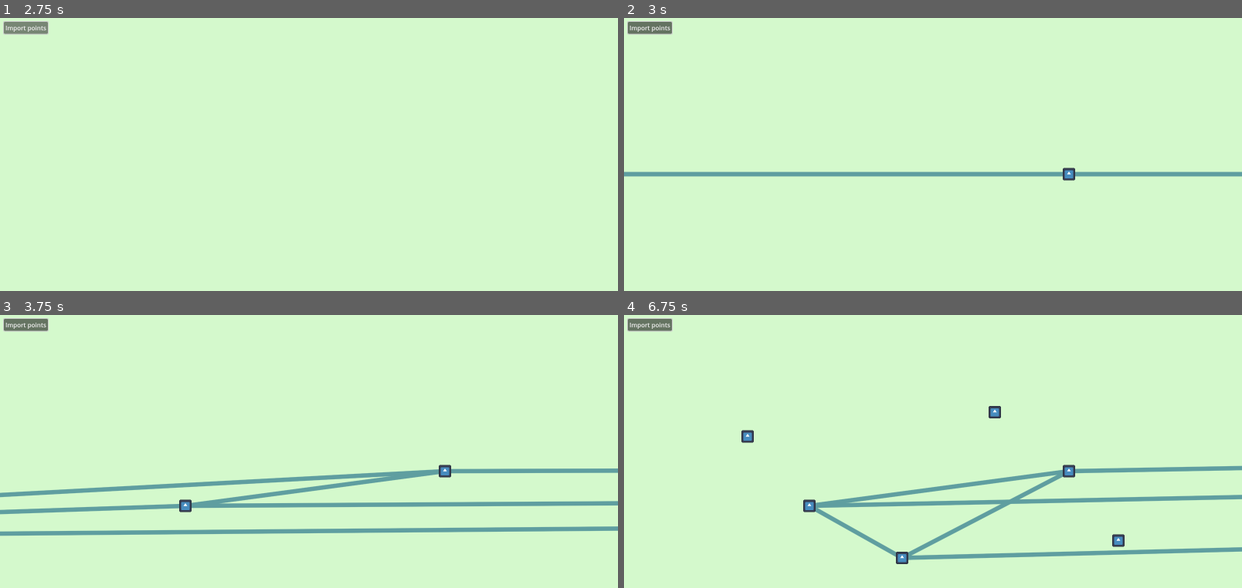
Above: before the commit, frames 1-4 (two rows, left to right).
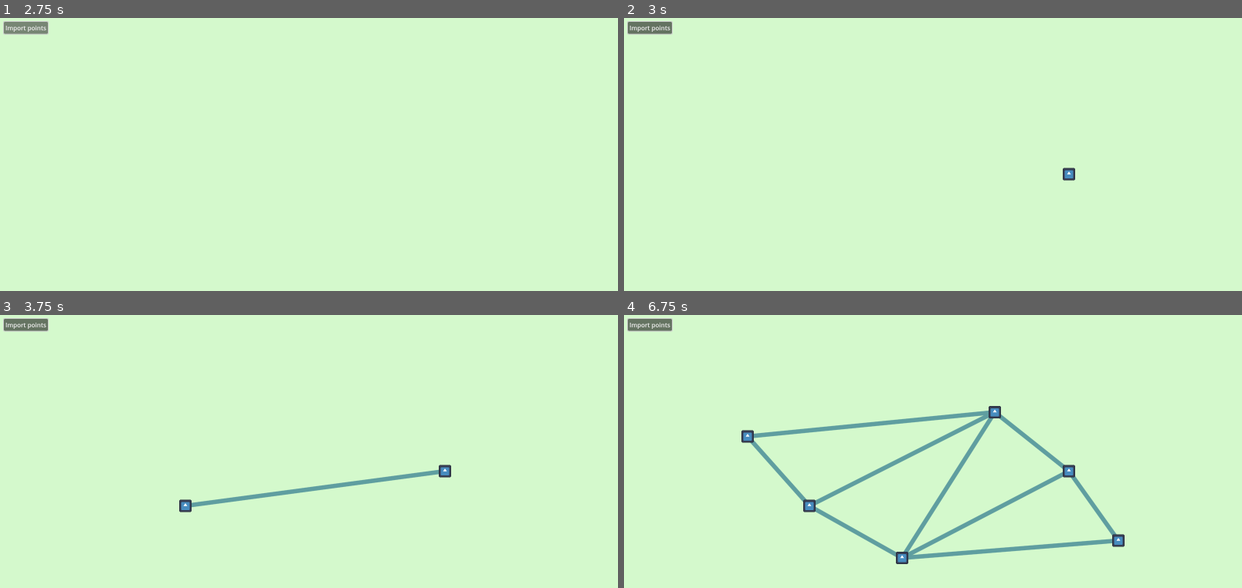
Above: after the commit, the same moments.

Repository: riorio805/geokom
Game: Godot game, scene res://main.tscn
Two runs of this game, one before a commit and one after it. Both use one fixed random seed, a clock stepped at 60 frames per second and the inputs below. The engine's default icon, where the game draws it, is replaced by a stand-in: a white triangle on a blue panel in a dark square.
Inputs (mouse positions are in pixels of both pictures, inside the frame that each line leads up to):
- Up to frame 1 (2.75 s): click "Import points" at 0.5 s; click "Import points" at 1.25 s; click "Import points" at 2 s
- Up to frame 2 (3 s): tap Enter at 2.75 s; move the mouse to (1068, 173) at 2.77 s; click (1068, 173) at 2.92 s
- Up to frame 3 (3.75 s): tap R (debug_reset) at 3.5 s; drag from (185, 506) to (278, 557) at 3.52 s
- Up to frame 4 (6.75 s): tap R (debug_reset) every 0.75 s from 4.25 to 6.5 s; move the mouse to (994, 413) at 4.27 s; click (994, 413) at 4.42 s; drag from (902, 557) to (747, 435) at 5.02 s; move the mouse to (1118, 541) at 5.77 s; click (1118, 541) at 5.92 s; drag from (747, 435) to (840, 402) at 6.52 s

Frame 1 is identical in both runs. In frame 2, 1.9% of the frame differs, in the area x 0-100%, y 56-59%; in frame 3, 5.1%; in frame 4, 5.9%, in the area x 20-100%, y 35-90%.

Commit message:
Created Delaunay Triangulation

Diff:
--- a/camera.gd
+++ b/camera.gd
@@ -45,7 +45,7 @@
 
 
 ## Change the real camera zoom to the power `by` (constant base)
-func change_zoom(by:int, point:Vector2=Vector2.ZERO):
+func change_zoom(by:int, _point:Vector2=Vector2.ZERO):
 	by = clampi(by, zoom_exp_min - zoom_exp, zoom_exp_max - zoom_exp)
 	zoom_exp += by
 	pass
--- a/classes/vertex.gd
+++ b/classes/vertex.gd
@@ -4,17 +4,17 @@
 var point:Vector2
 var connected_edges:Array[Edge]
 
-static func create_vertex(point:Vector2) -> Vertex:
+static func create_vertex(at_point:Vector2) -> Vertex:
 	var out = Vertex.new()
-	out.point = point
+	out.point = at_point
 	return out
 
 ## Deprecated
-static func init(point:Vector2) -> Vertex:
-	return create_vertex(point)
+static func init(at_point:Vector2) -> Vertex:
+	return create_vertex(at_point)
 
-func initialize(point:Vector2) -> Vertex:
-	self.point = point
+func initialize(at_point:Vector2) -> Vertex:
+	self.point = at_point
 	return self
 
 func _to_string():
@@ -41,16 +41,12 @@
 
 static func get_max_vertex(arr:Array[Vertex]) -> Vertex:
 	return arr.reduce(
-		func(max, vec):
-			return max if vec.less_than(max) else vec
+		func(max_vec, vec):
+			return vec if max_vec.less_than(vec) else max_vec
 	)
 
 static func get_min_vertex(arr:Array[Vertex]) -> Vertex:
 	return arr.reduce(
-		func(min, vec):
-			return vec if vec.less_than(min) else min
+		func(min_vec, vec):
+			return vec if vec.less_than(min_vec) else min_vec
 	)
-
-## Gets all other vertices connected to this vertex, except for `from_edge`
-func get_other(from_edge:Edge) -> Array[Vertex]:
-	return []
--- a/main.gd
+++ b/main.gd
@@ -112,11 +112,13 @@
 	var points = PackedVector2Array()
 	while not file.eof_reached():
 		var line = file.get_csv_line()
+		if len(line) == 1 and line[0] == "": break
 		if len(line) != 2: return
 		var xs = line[0].strip_edges()
 		var ys = line[0].strip_edges()
 		if not (xs.is_valid_float() and ys.is_valid_float()): return
 		points.append(Vector2(float(line[0]), float(line[1])))
 
+
 	dots_node.remove_all_dots()
 	dots_node.create_dots(points)
--- a/objects/delaunay_rndinc/dedge.gd
+++ b/objects/delaunay_rndinc/dedge.gd
@@ -28,7 +28,7 @@
 func get_other_triangle(other:DTriangle) -> DTriangle:
 	if other == t1: 		return t2
 	elif other == t2: 	return t1
-	print("DEdge/get_other_triangle: Something has gone very wrong;\n\t t1:{0}, t2:{1}, other:{2}".format([t1, t2, other]))
+	print("DEdge/get_other_triangle: Something has gone very wrong; e:{3}\n\t t1:{0}, t2:{1}, other:{2}".format([t1, t2, other, self]))
 	return null
 
 func replace_triangle(from:DTriangle, to:DTriangle) -> void:
--- a/objects/delaunay_rndinc/delaunay_rndinc.gd
+++ b/objects/delaunay_rndinc/delaunay_rndinc.gd
@@ -20,7 +20,7 @@
 
 
 func update_with_points(nodes:Array):
-	print("========= UPDATE =========")
+	#print("========= UPDATE =========")
 	if len(nodes) == 0:
 		draw_edges = []
 		queue_redraw()
@@ -32,18 +32,22 @@
 
 	var min_vtx = Vertex.get_min_vertex(vertices)
 	var max_vtx = Vertex.get_max_vertex(vertices)
-	var yrange = (max_vtx.point.y - min_vtx.point.y) * range_mod
+	var yrange = (max_vtx.point.y - min_vtx.point.y) * range_mod + 50
 	var pn1 = InfXVertex.create_infxvertex(
 		min_vtx.point.y - yrange, InfXVertex.Direction.X_PLUS)
-	pn1.point = Vector2(3e4, pn1.y)
+	pn1.point = Vector2(3e2, pn1.y)
 	var pn2 = InfXVertex.create_infxvertex(
 		max_vtx.point.y + yrange, InfXVertex.Direction.X_MIN)
-	pn2.point = Vector2(-3e3, pn2.y)
+	pn2.point = Vector2(-3e4, pn2.y)
 
 	var root_tri = DTriangle.init_create_edges(max_vtx, pn1, pn2)
+	#print("P-1: ", pn1)
+	#print("P-2: ", pn2)
+	#print("FIRST POINT: ", max_vtx)
 
 	for vtx in vertices:
 		if vtx != max_vtx:
+			#print("NEW POINT: ", vtx)
 			root_tri.split_at(vtx)
 
 	draw_edges = root_tri.get_all_leaf_edges()
--- a/objects/delaunay_rndinc/dtriangle.gd
+++ b/objects/delaunay_rndinc/dtriangle.gd
@@ -53,11 +53,11 @@
 	while not tris.is_empty():
 		var nxt_tri:DTriangle = tris.pop_front()
 		if len(nxt_tri.child_tris) == 0:
-			#if not nxt_tri.e1.is_infinite():
+			if not nxt_tri.e1.is_infinite():
 				edges.get_or_add(nxt_tri.e1, null)
-			#if not nxt_tri.e2.is_infinite():
+			if not nxt_tri.e2.is_infinite():
 				edges.get_or_add(nxt_tri.e2, null)
-			#if not nxt_tri.e3.is_infinite():
+			if not nxt_tri.e3.is_infinite():
 				edges.get_or_add(nxt_tri.e3, null)
 		else:
 			for e in nxt_tri.child_tris:
@@ -71,7 +71,7 @@
 
 func split_at(vtx:Vertex):
 	var leaf = self.get_leaf_containing(vtx.point)
-	print("is_in: ", leaf)
+	#print("split_at,is_in: ", leaf)
 	# Case 1: point is inside triangle
 	if leaf is DTriangle:
 		# Create edges from vtx to triangle vertices
@@ -81,54 +81,83 @@
 		var t1 = DTriangle.init_all(vtx, leaf.p1, leaf.p2, leaf.e3, e_vt_p2, e_vt_p1)
 		var t2 = DTriangle.init_all(vtx, leaf.p2, leaf.p3, leaf.e1, e_vt_p3, e_vt_p2)
 		var t3 = DTriangle.init_all(vtx, leaf.p3, leaf.p1, leaf.e2, e_vt_p1, e_vt_p3)
-		leaf.e1.replace_triangle(self, t2)
-		leaf.e2.replace_triangle(self, t3)
-		leaf.e3.replace_triangle(self, t1)
+		leaf.e1.replace_triangle(leaf, t2)
+		leaf.e2.replace_triangle(leaf, t3)
+		leaf.e3.replace_triangle(leaf, t1)
 		e_vt_p1.set_triangles(t3, t1)
 		e_vt_p2.set_triangles(t1, t2)
 		e_vt_p3.set_triangles(t2, t3)
 		# Legalize triangle edges
-		self.child_tris = [t1, t2, t3]
+		var children:Array[DTriangle] = [t1, t2, t3]
+		leaf.child_tris = children
 		t1.legalize_edge(vtx)
 		t2.legalize_edge(vtx)
 		t3.legalize_edge(vtx)
 	# Case 2: point is on edge
 	elif leaf is DEdge:
+		var vei = leaf.start
+		var vej = leaf.end
+		var vk = leaf.t1.opposite_vertex(leaf)
+		var vl = leaf.t2.opposite_vertex(leaf)
+		var e_vt_vei = DEdge.create_dedge(vtx, vei)
+		var e_vt_vej = DEdge.create_dedge(vtx, vej)
+		var e_vt_vk = DEdge.create_dedge(vtx, vk)
+		var e_vt_vl = DEdge.create_dedge(vtx, vl)
+		var t1 = DTriangle.init_all(
+			vtx, vk, vei, leaf.t1.opposite_edge(vej), e_vt_vei, e_vt_vk)
+		var t2 = DTriangle.init_all(
+			vtx, vej, vk, leaf.t1.opposite_edge(vei), e_vt_vk, e_vt_vej)
+		var t3 = DTriangle.init_all(
+			vtx, vei, vl, leaf.t2.opposite_edge(vej), e_vt_vl, e_vt_vei)
+		var t4 = DTriangle.init_all(
+			vtx, vl, vej, leaf.t2.opposite_edge(vei), e_vt_vej, e_vt_vl)
+		leaf.t1.opposite_edge(vej).replace_triangle(leaf.t1, t1)
+		leaf.t1.opposite_edge(vei).replace_triangle(leaf.t1, t2)
+		leaf.t2.opposite_edge(vej).replace_triangle(leaf.t2, t3)
+		leaf.t2.opposite_edge(vei).replace_triangle(leaf.t2, t4)
+		e_vt_vei.set_triangles(t1, t3)
+		e_vt_vej.set_triangles(t4, t2)
+		e_vt_vk.set_triangles(t2, t1)
+		e_vt_vl.set_triangles(t3, t4)
+		# Legalize triangle edges
+		var ch1:Array[DTriangle] = [t1, t2]
+		var ch2:Array[DTriangle] = [t3, t4]
+		leaf.t1.child_tris = ch1
+		leaf.t2.child_tris = ch2
+		t1.legalize_edge(vtx)
+		t2.legalize_edge(vtx)
+		t3.legalize_edge(vtx)
+		t4.legalize_edge(vtx)
 		pass
 
 
-# + if p1 is to the left of p2-p3, 0 if near, -1 if to the right
-static func det2(p1:Vector2, p2:Vertex, p3:Vertex) -> int:
-	if p2 is InfXVertex and p3 is InfXVertex:
-		# : p2p3 -> p-1p-2
-		# assume p1 is always in the triangle p0p-1p-2
-		assert(p2.direction != p3.direction)
-		if abs(p2.y - p3.y) < EPS: return 0
-		elif p2.y > p3.y: return 1
-		return -1
-	elif p2 is InfXVertex or p3 is InfXVertex:
-		# : One of them is infinite (half edge)
-		# , compare lexicographically
-		var not_inf:Vertex
-		var yes_inf:InfXVertex
-		var flipped = 1
-		if p2 is InfXVertex:
-			yes_inf = p2
-			not_inf = p3
-		else:
-			yes_inf = p3
-			not_inf = p2
-			flipped = -1
-		var c = p1.y - not_inf.point.y
-		if abs(c) < EPS: return 0
-		return sign(c) * yes_inf.direction * flipped
-
-	return ((p1.x - p3.point.x) * (p2.point.y - p3.point.y)
-			- (p2.point.x - p3.point.x) * (p1.y - p3.point.y))
-
-# + if p1 is to the left of p2-p3, 0 if near, -1 if to the right
-static func det(p1:Vector2, p2:Vector2, p3:Vector2) -> int:
-	return (p1.x - p3.x) * (p2.y - p3.y) - (p2.x - p3.x) * (p1.y - p3.y)
+# + if pt1 is to the left of pt2-pt3, 0 if near, -1 if to the right
+static func det2(pt1:Vector2, pt2:Vertex, pt3:Vertex) -> float:
+	if pt2 is InfXVertex and pt3 is InfXVertex:
+		# : pt2pt3 -> p-1p-2
+		# assume pt1 is always in the triangle p0p-1p-2
+		assert(pt2.direction != pt3.direction)
+		if pt2.direction == InfXVertex.Direction.X_PLUS:
+			return -1
+		elif pt2.direction == InfXVertex.Direction.X_MIN:
+			return 1
+	elif pt2 is InfXVertex and not pt3 is InfXVertex:
+		if pt3.less_than(pt1):
+			return -1 * pt2.direction
+		elif pt3.point.is_equal_approx(pt1):
+			return 0
+		else:
+			return 1 * pt2.direction
+	elif not pt2 is InfXVertex and pt3 is InfXVertex:
+		if pt2.less_than(pt1):
+			return 1 * pt3.direction
+		elif pt2.point.is_equal_approx(pt1):
+			return 0
+		else:
+			return -1 * pt3.direction
+
+	return ((pt1.x - pt3.point.x) * (pt2.point.y - pt3.point.y)
+			- (pt2.point.x - pt3.point.x) * (pt1.y - pt3.point.y))
 
 ## Checks whether or not the point is inside this triangle.
 ## Returns 1 if point is in triangle, -1 if point is outside triangle,
@@ -136,8 +165,11 @@
 func is_in(pt:Vector2) -> int:
 	# get determinants (sign -> pt side relative to vtx)
 	var d1 = DTriangle.det2(pt, p1, p2)
+	#print("is_in:: ", pt, "; ", p1, "; ", p2, "; ", d1)
 	var d2 = DTriangle.det2(pt, p2, p3)
+	#print("is_in:: ",pt, "; ", p2, "; ", p3, "; ", d2)
 	var d3 = DTriangle.det2(pt, p3, p1)
+	#print("is_in:: ",pt, "; ", p3, "; ", p1, "; ", d3)
 	# check on line, left side of vtx, right side (with tolerance EPS as on_line)
 	var on_line = (abs(d1) < EPS) or (abs(d2) < EPS) or (abs(d3) < EPS)
 	var has_neg = (d1 < -EPS) or (d2 < -EPS) or (d3 < -EPS)
@@ -152,26 +184,31 @@
 ## Gets the triangle or edge (if point is on edge within EPS) containing
 func get_leaf_containing(pt:Vector2):
 	# base case: no child
-	if len(child_tris) == 0: return self
+	if len(child_tris) == 0:
+		var check = self.is_in(pt)
+		if check == 0:
+			# assuming no 2 vertex are the same
+			if abs(DTriangle.det2(pt, e1.start, e1.end)) < EPS:
+				#print("e1:", e1)
+				return e1
+			elif abs(DTriangle.det2(pt, e2.start, e2.end)) < EPS:
+				#print("e2:", e2)
+				return e2
+			else:
+				#print("e3:", e3)
+				return e3
+		else:
+			return self
 	# else check every child
 	for tri in child_tris:
 		var check = tri.is_in(pt)
 		if check == -1:
+			#print(pt, " not in ", tri)
 			continue
-		elif check == 0:
-			# assuming no 2 vertex are the same
-			if abs(DTriangle.det2(pt, e1.start, e1.end)) < EPS:
-				print("e1:", e1)
-				return e1
-			elif abs(DTriangle.det2(pt, e2.start, e2.end)) < EPS:
-				print("e2:", e2)
-				return e2
-			else:
-				print("e3:", e3)
-				return e3
-			pass
-		else:
+		else:
+			#print("go down")
 			return tri.get_leaf_containing(pt)
+
 
 func opposite_edge(p:Vertex) -> DEdge:
 	if p == p1: return e1
@@ -187,37 +224,65 @@
 # delaunay triangulation
 func legalize_edge(p_r:Vertex):
 	# get edge opposite p_r, then the triangle opposite p_r
+	assert(not p_r is InfXVertex)
+	#print("Legalize edge opposite {0} in {1}".format([p_r, self]))
 	var op_edge = opposite_edge(p_r)
+	#print("\t op_edge: {0}".format([op_edge]))
 	var op_triangle = op_edge.get_other_triangle(self)
+	#print("\t op_triangle: {0}".format([op_triangle]))
 	if op_triangle == null:
 		# Special case: op_edge = edge of the outer triangle
 		return
 	var op_vtx = op_triangle.opposite_vertex(op_edge) # pk
+	#print("\t op_vtx: {0}".format([op_vtx]))
 	var vi = op_edge.start
 	var vj = op_edge.end
+	#print("\t vi: {0}, vj: {1}".format([vi, vj]))
 
 	# Check if edge is illegal
 	var illegal:bool
 	if op_vtx is InfXVertex or vi is InfXVertex or vj is InfXVertex:
+		#print("\t Special case")
 		# Special case: all other cases where there is an infinite vertex
-		if not (op_vtx is InfXVertex):
+		# both vi and vj cannot be InfXVertex, since that is already handled by outer triangle case
+		if vi is InfXVertex or vj is InfXVertex:
 			illegal = true
+			#print("\t -> Infinite edge (vi or vj is infinite)")
+
 		elif (op_vtx is InfXVertex and not (vi is InfXVertex or vj is InfXVertex)):
+			#print("\t -> not infinite edge (vi and vj is finite, op_vtx is infinite)")
 			illegal = false
 		else:
+			#print("\t -> multiple infinite")
 			var vinf:InfXVertex = vi if vi is InfXVertex else vj
-			illegal = vinf.y > op_vtx.y
+			illegal = not (vinf.direction == InfXVertex.Direction.X_PLUS and op_vtx.direction == InfXVertex.Direction.X_MIN)
 	else:
+		#print("\t Normal case")
 		# Normal case: none of the vertices is infinite
 		# with the circle passing through all points in self
 		# use inscribed angle theorem to find if the other point (p_l) is in or out of this circle
 		var theta = (deg_to_rad(180)
-			- abs(		 (op_edge.start.point - p_r.point)
-				.angle_to(op_edge.end.point - p_r.point)))
-		var theta2 = abs((op_edge.end.point - op_vtx.point)
-				.angle_to(op_edge.start.point - op_vtx.point))
-		illegal = theta2 < theta
-
+			- abs(		 (vi.point - p_r.point)
+				.angle_to(vj.point - p_r.point)))
+		var theta2 = abs((vj.point - op_vtx.point)
+				.angle_to(vi.point - op_vtx.point))
+		#print("\t angles: ", theta, " ", theta2)
+		illegal = theta2 > theta
+
+	# final check: flip would create inside-out triangle -> always not illegal
+	if illegal:
+		#print("\t Check inside-out")
+		var d1 = DTriangle.det2(p_r.point, op_vtx, vi)
+		var d2 = DTriangle.det2(p_r.point, op_vtx, vj)
+		#print("\t -> Calc; d1:{0}, d2:{1}".format([d1, d2]))
+		if (sign(d1) * sign(d2)) <= 0:
+			#print("\t -> Would not create inside out triangle ")
+			illegal = true
+		else:
+			#print("\t -> Would create inside out triangle")
+			illegal = false
+
+	#print("\t Illegal: ", illegal)
 	if not illegal:
 		return
 
@@ -234,13 +299,18 @@
 		p_r, op_vtx, vj, e_vj_vo, e_pr_vj, e_pr_vo)
 	e_pr_vo.set_triangles(t1, t2)
 
-	self.child_tris = [t1, t2]
-	op_triangle.child_tris = [t1, t2]
+	var children:Array[DTriangle] = [t1, t2]
+	self.child_tris = children
+	op_triangle.child_tris = children
 
 	e_pr_vi.replace_triangle(self, t1)
 	e_vi_vo.replace_triangle(op_triangle, t1)
 	e_pr_vj.replace_triangle(self, t2)
 	e_vj_vo.replace_triangle(op_triangle, t2)
 
+	#print("\t Fixed: ")
+	#print("\t t1: ", t1)
+	#print("\t t2: ", t2)
+
 	t1.legalize_edge(p_r)
 	t2.legalize_edge(p_r)
--- a/objects/delaunay_rndinc/inf_vertex.gd
+++ b/objects/delaunay_rndinc/inf_vertex.gd
@@ -7,7 +7,7 @@
 }
 
 var y: float
-var direction:Direction
+var direction:Direction = Direction.X_PLUS
 
 func _to_string() -> String:
 	return "(y={0}, dir={1})".format([y, direction])
@@ -25,11 +25,11 @@
 	if other is Vertex:
 		if self.y < other.point.y: return true
 		elif self.y > other.point.y: return false
-		else: self.direction == InfXVertex.Direction.X_MIN
+		return self.direction == InfXVertex.Direction.X_MIN
 	elif other is Vector2:
 		if self.point.y < other.y: return true
 		elif self.point.y > other.y: return false
-		else: self.direction == InfXVertex.Direction.X_MIN
+		return self.direction == InfXVertex.Direction.X_MIN
 	elif other is InfXVertex:
 		if self.y < other.y: return true
 		elif self.y > other.y: return false
--- a/start.gd
+++ b/start.gd
@@ -2,13 +2,13 @@
 
 func _ready() -> void:
 	#print(rad_to_deg(Vector2(0,1).angle_to(Vector2(1,0))))
-	var p1 = Vertex.create_vertex(Vector2(0,0))
-	var p2 = Vertex.create_vertex(Vector2(0,5))
-	var p3 = Vertex.create_vertex(Vector2(-4,0))
+	#var p1 = Vertex.create_vertex(Vector2(0,0))
+	#var p2 = Vertex.create_vertex(Vector2(0,5))
+	#var p3 = Vertex.create_vertex(Vector2(-4,0))
 
 
 	#print(Vertex.get_max_vertex([p1, p2, p3]))
 	#print(Vertex.get_min_vertex([p1, p2, p3]))
-	print(InfXVertex.Direction.X_PLUS)
-	print(InfXVertex.Direction.X_MIN * sign(-1))
+	#print(InfXVertex.Direction.X_PLUS)
+	#print(InfXVertex.Direction.X_MIN * sign(-1))
 	pass
Not shown, changed: example_points_2.txt
